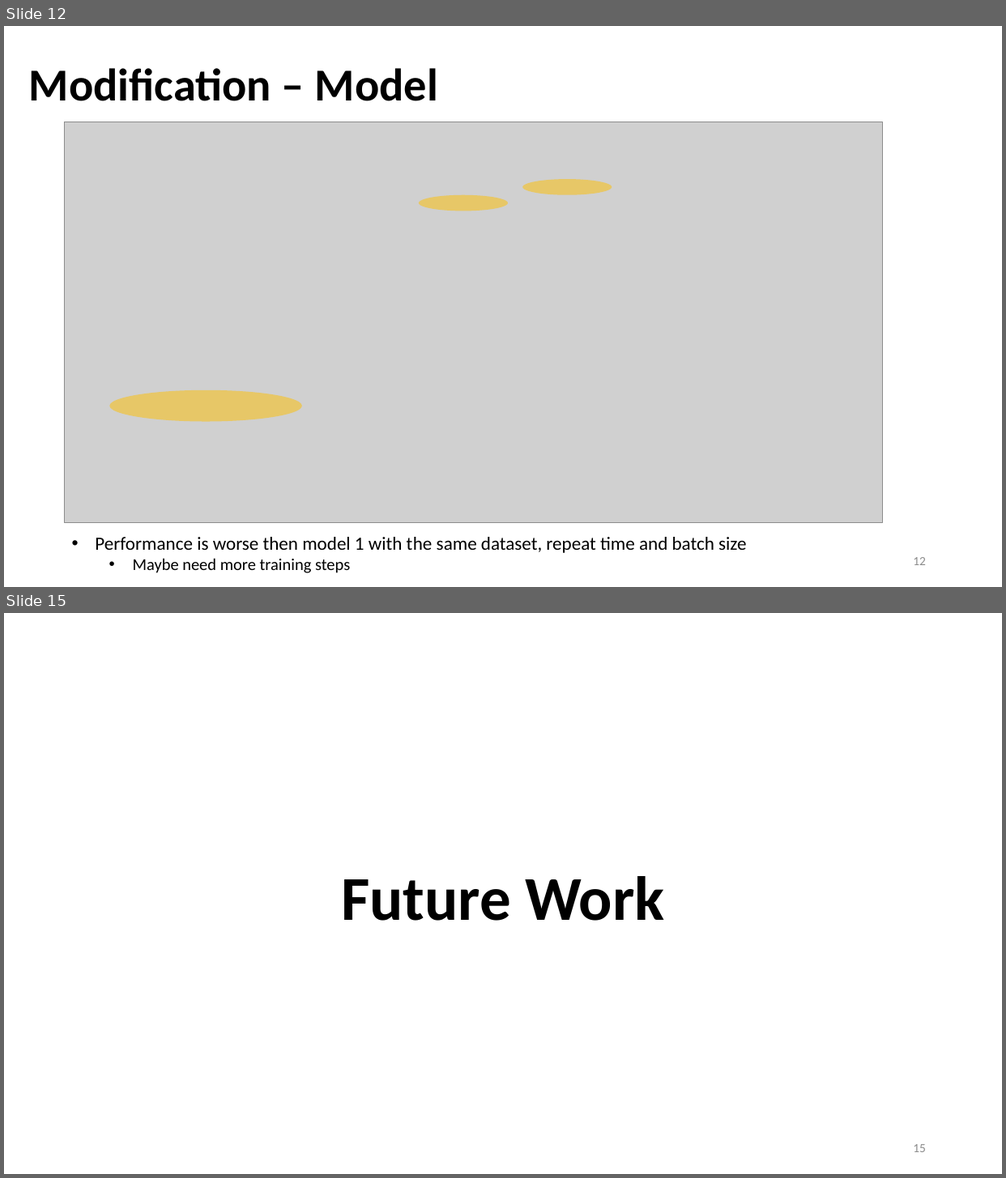
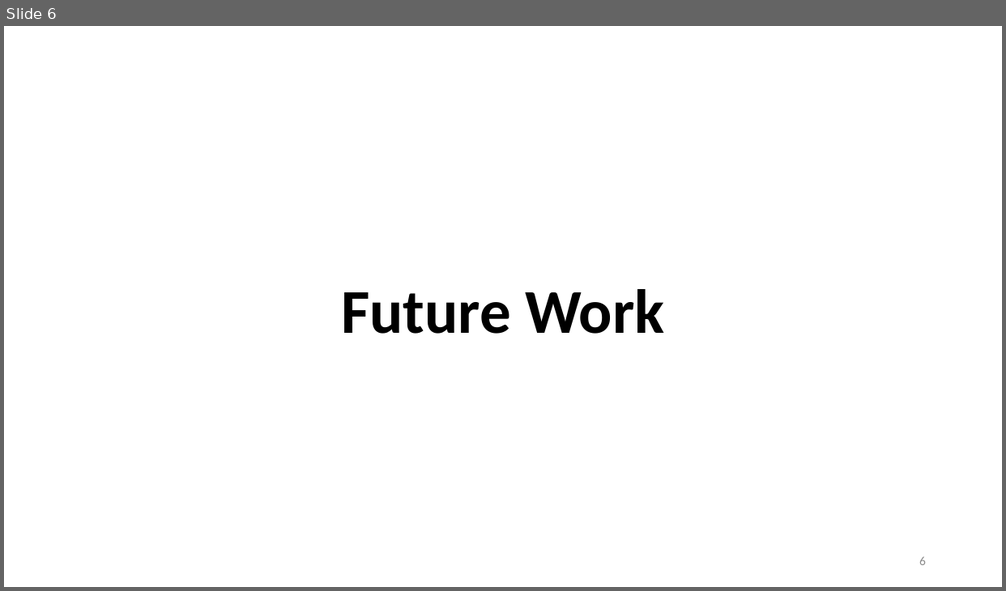
Before and after one commit to Bai1026/Intern-IIS, a slide deck: Meeting/Presentation_0823.pptx. Shown one above the other, each under a label of ours: slides 12 and 15 before the commit, slide 6 after it; the slides between them are not shown. The pictures are 1006x1178 and 1006x591 pixels, drawn with LibreOffice and Linux fonts; fonts in the diff are those of the drawing; grey boxes stand for pictures. Boxes give left, top, right and bottom in pixels: in the first picture for what was removed or moved away, otherwise in the second. Text is boxed around its words. In the diff, an @@ line names an element or a change of style, - is before the commit and + after.

```diff
--- a/Meeting/Presentation_0823.pptx
+++ b/Meeting/Presentation_0823.pptx
@@ slide 12 removed at box(4, 26, 1002, 587), background #FFFFFF @@
@@ title removed at box(29, 68, 438, 101) @@
-Modification – Model
@@ picture removed at box(65, 122, 883, 523) @@
@@ ellipse removed at box(419, 195, 508, 211) @@
@@ ellipse removed at box(522, 179, 612, 195) @@
@@ ellipse removed at box(109, 390, 302, 422) @@
@@ text removed at box(95, 537, 746, 574) @@
-• Performance is worse then model 1 with the same dataset, repeat time and batch size
-  • Maybe need more training steps
@@ page number removed at box(913, 557, 926, 565) @@
-12
@@ what was slide 15 is now slide 6 @@
@@ page number at box(919, 557, 926, 565): text changed @@
-15
+6
```
Also in this commit, not shown: 3 slides changed, 1 slide added, 9 other slides removed, 2 other files.
